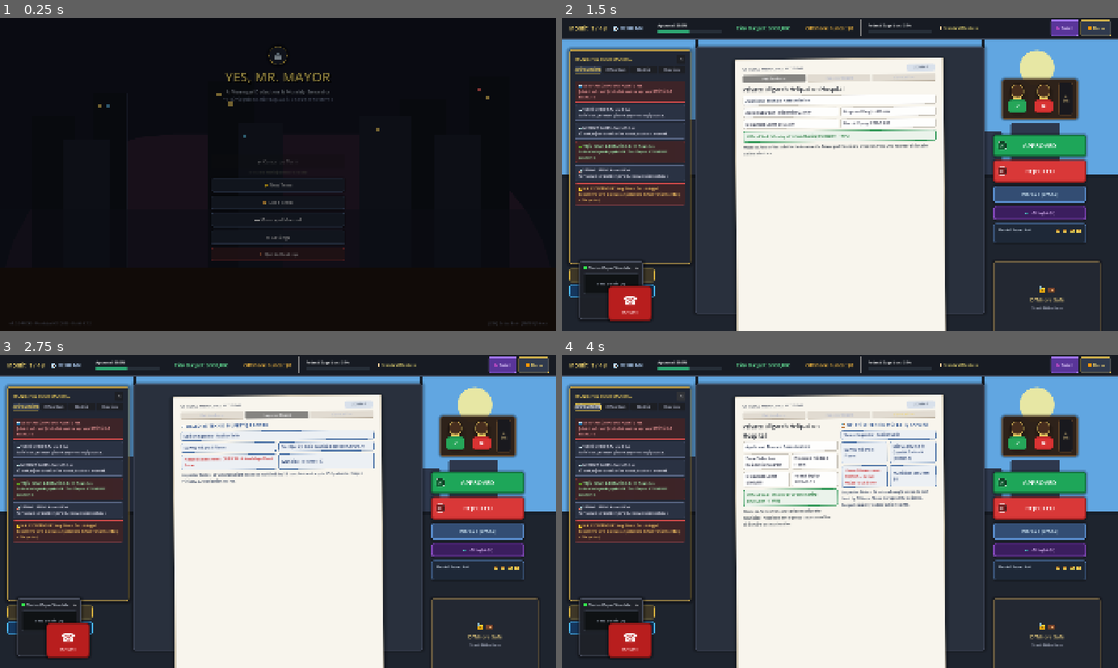
Above: before the commit, frames 1-4 (two rows, left to right).
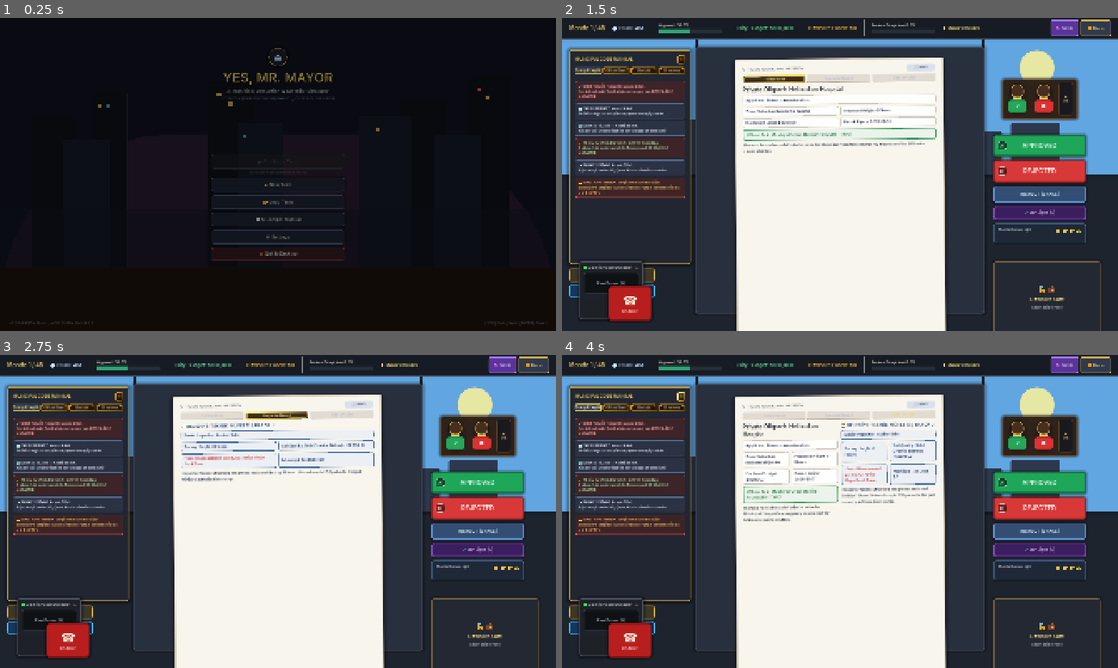
Above: after the commit, the same moments.

Repository: kaansrflioglu/yes-mr-mayor
Game: Godot game, scene res://scenes/menu/MainMenu.tscn
Two runs of this game, one before a commit and one after it. Both use one fixed random seed, a clock stepped at 60 frames per second and the inputs below.
Inputs:
- Up to frame 1 (0.25 s): no input
- Up to frame 2 (1.5 s): click "⭐ New Term" at 0.5 s; click "Petition Form" at 1.25 s
- Up to frame 3 (2.75 s): click "Inspector Report" at 2 s
- Up to frame 4 (4 s): click "Side-by-Side" at 2.75 s; click "✕" at 3.5 s

The runs differ from the first frame. In frame 1, 1.0% of the frame differs, in the area x 4-96%, y 9-99%; in frame 2, 8.4%; in frame 3, 8.0%; in frame 4, 9.7%, in the area x 1-98%, y 0-95%.

Commit message:
feat: add core game assets, fonts, UI theme, and generation scripts

Diff:
--- a/project.godot
+++ b/project.godot
@@ -34,6 +34,11 @@
 window/size/viewport_width=1920
 window/size/viewport_height=1080
 window/stretch/mode="canvas_items"
+
+[gui]
+
+theme/custom="res://resources/themes/mayoral_theme.tres"
+theme/custom_font="res://assets/fonts/Inter-Medium.ttf"
 
 [input]
 
--- /dev/null
+++ b/resources/themes/mayoral_theme.tres
@@ -0,0 +1,137 @@
+[gd_resource type="Theme" load_steps=18 format=3]
+
+[ext_resource type="FontFile" path="res://assets/fonts/Inter-Medium.ttf" id="1_font_inter"]
+[ext_resource type="FontFile" path="res://assets/fonts/Inter-Bold.ttf" id="2_font_inter_bold"]
+[ext_resource type="FontFile" path="res://assets/fonts/Cinzel-Bold.ttf" id="3_font_cinzel"]
+[ext_resource type="FontFile" path="res://assets/fonts/SpecialElite-Regular.ttf" id="4_font_specialelite"]
+[ext_resource type="Texture2D" path="res://assets/sprites/ui/slices/btn_brass_normal.png" id="5_btn_normal"]
+[ext_resource type="Texture2D" path="res://assets/sprites/ui/slices/btn_brass_hover.png" id="6_btn_hover"]
+[ext_resource type="Texture2D" path="res://assets/sprites/ui/slices/btn_brass_pressed.png" id="7_btn_pressed"]
+[ext_resource type="Texture2D" path="res://assets/sprites/ui/slices/btn_brass_disabled.png" id="8_btn_disabled"]
+[ext_resource type="Texture2D" path="res://assets/sprites/ui/slices/panel_parchment_9patch.png" id="9_panel_parchment"]
+[ext_resource type="Texture2D" path="res://assets/sprites/ui/slices/panel_leather_9patch.png" id="10_panel_leather"]
+[ext_resource type="Texture2D" path="res://assets/sprites/ui/slices/panel_modal_frame.png" id="11_panel_modal"]
+
+[sub_resource type="StyleBoxTexture" id="StyleBoxTexture_btn_normal"]
+texture = ExtResource("5_btn_normal")
+texture_margin_left = 6.0
+texture_margin_top = 6.0
+texture_margin_right = 6.0
+texture_margin_bottom = 6.0
+modulate_color = Color(0.831373, 0.686275, 0.215686, 1)
+
+[sub_resource type="StyleBoxTexture" id="StyleBoxTexture_btn_hover"]
+texture = ExtResource("6_btn_hover")
+texture_margin_left = 6.0
+texture_margin_top = 6.0
+texture_margin_right = 6.0
+texture_margin_bottom = 6.0
+
+[sub_resource type="StyleBoxTexture" id="StyleBoxTexture_btn_pressed"]
+texture = ExtResource("7_btn_pressed")
+texture_margin_left = 6.0
+texture_margin_top = 8.0
+texture_margin_right = 6.0
+texture_margin_bottom = 4.0
+
+[sub_resource type="StyleBoxFlat" id="StyleBoxFlat_btn_disabled"]
+content_margin_left = 8.0
+content_margin_top = 6.0
+content_margin_right = 8.0
+content_margin_bottom = 6.0
+bg_color = Color(0.145098, 0.152941, 0.172549, 0.5)
+border_width_left = 1
+border_width_top = 1
+border_width_right = 1
+border_width_bottom = 1
+border_color = Color(0.235294, 0.247059, 0.27451, 0.5)
+corner_radius_top_left = 6
+corner_radius_top_right = 6
+corner_radius_bottom_right = 6
+corner_radius_bottom_left = 6
+
+[sub_resource type="StyleBoxTexture" id="StyleBoxTexture_parchment"]
+content_margin_left = 14.0
+content_margin_top = 14.0
+content_margin_right = 14.0
+content_margin_bottom = 14.0
+texture = ExtResource("9_panel_parchment")
+texture_margin_left = 12.0
+texture_margin_top = 12.0
+texture_margin_right = 12.0
+texture_margin_bottom = 12.0
+
+[sub_resource type="StyleBoxTexture" id="StyleBoxTexture_leather"]
+content_margin_left = 14.0
+content_margin_top = 14.0
+content_margin_right = 14.0
+content_margin_bottom = 14.0
+texture = ExtResource("10_panel_leather")
+texture_margin_left = 12.0
+texture_margin_top = 12.0
+texture_margin_right = 12.0
+texture_margin_bottom = 12.0
+
+[sub_resource type="StyleBoxFlat" id="StyleBoxFlat_modal_frame"]
+content_margin_left = 18.0
+content_margin_top = 18.0
+content_margin_right = 18.0
+content_margin_bottom = 18.0
+bg_color = Color(0.0784314, 0.101961, 0.141176, 0.96)
+border_width_left = 4
+border_width_top = 4
+border_width_right = 4
+border_width_bottom = 4
+border_color = Color(0.831373, 0.686275, 0.215686, 1)
+corner_radius_top_left = 8
+corner_radius_top_right = 8
+corner_radius_bottom_right = 8
+corner_radius_bottom_left = 8
+shadow_color = Color(0, 0, 0, 0.4)
+shadow_size = 32
+
+[resource]
+default_font = ExtResource("1_font_inter")
+default_font_size = 16
+
+Button/colors/font_color = Color(0.956863, 0.921569, 0.85098, 1)
+Button/colors/font_hover_color = Color(1, 0.960784, 0.615686, 1)
+Button/colors/font_pressed_color = Color(0.831373, 0.686275, 0.215686, 1)
+Button/colors/font_disabled_color = Color(0.501961, 0.501961, 0.501961, 0.5)
+Button/fonts/font = ExtResource("1_font_inter")
+Button/font_sizes/font_size = 16
+Button/styles/normal = SubResource("StyleBoxTexture_btn_normal")
+Button/styles/hover = SubResource("StyleBoxTexture_btn_hover")
+Button/styles/pressed = SubResource("StyleBoxTexture_btn_pressed")
+Button/styles/disabled = SubResource("StyleBoxFlat_btn_disabled")
+Button/styles/focus = SubResource("StyleBoxTexture_btn_hover")
+
+Label/fonts/font = ExtResource("1_font_inter")
+Label/font_sizes/font_size = 16
+Label/colors/font_color = Color(0.956863, 0.921569, 0.85098, 1)
+
+LabelTypewriter/base_type = &"Label"
+LabelTypewriter/fonts/font = ExtResource("4_font_specialelite")
+LabelTypewriter/font_sizes/font_size = 15
+LabelTypewriter/colors/font_color = Color(0.117647, 0.121569, 0.133333, 1)
+
+LabelDecreeHeader/base_type = &"Label"
+LabelDecreeHeader/fonts/font = ExtResource("3_font_cinzel")
+LabelDecreeHeader/font_sizes/font_size = 22
+LabelDecreeHeader/colors/font_color = Color(0.101961, 0.066667, 0.043137, 1)
+
+LabelHUDValue/base_type = &"Label"
+LabelHUDValue/fonts/font = ExtResource("2_font_inter_bold")
+LabelHUDValue/font_sizes/font_size = 18
+LabelHUDValue/colors/font_color = Color(0.956863, 0.921569, 0.85098, 1)
+
+PanelContainer/styles/panel = SubResource("StyleBoxTexture_parchment")
+
+panel_parchment/base_type = &"PanelContainer"
+panel_parchment/styles/panel = SubResource("StyleBoxTexture_parchment")
+
+panel_dark_leather/base_type = &"PanelContainer"
+panel_dark_leather/styles/panel = SubResource("StyleBoxTexture_leather")
+
+panel_modal_frame/base_type = &"PanelContainer"
+panel_modal_frame/styles/panel = SubResource("StyleBoxFlat_modal_frame")
Binary file added: assets/fonts/Cinzel-Bold.ttf
Not shown, added: assets/fonts/Cinzel-Bold.ttf.import
Binary file added: assets/fonts/Inter-Bold.ttf
Not shown, added: assets/fonts/Inter-Bold.ttf.import
Binary file added: assets/fonts/Inter-Medium.ttf
Not shown, added: assets/fonts/Inter-Medium.ttf.import
Binary file added: assets/fonts/SpecialElite-Regular.ttf
Not shown, added: assets/fonts/SpecialElite-Regular.ttf.import
Binary file added: assets/sprites/desk/blotter_leather_9patch.png
Not shown, added: assets/sprites/desk/blotter_leather_9patch.png.import
Binary file added: assets/sprites/desk/brass_corner_clamp.png
Not shown, added: assets/sprites/desk/brass_corner_clamp.png.import
(and 66 more such lines)
